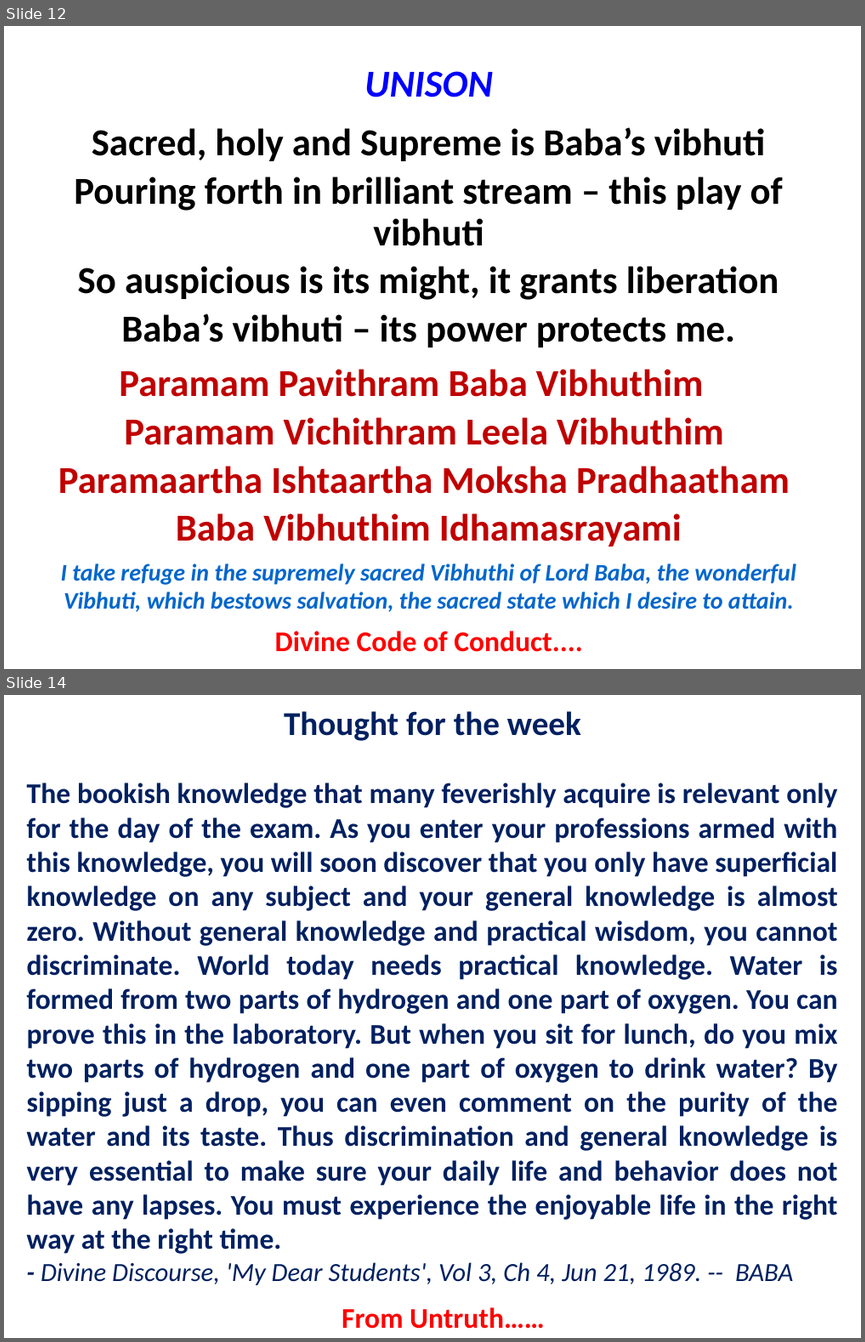
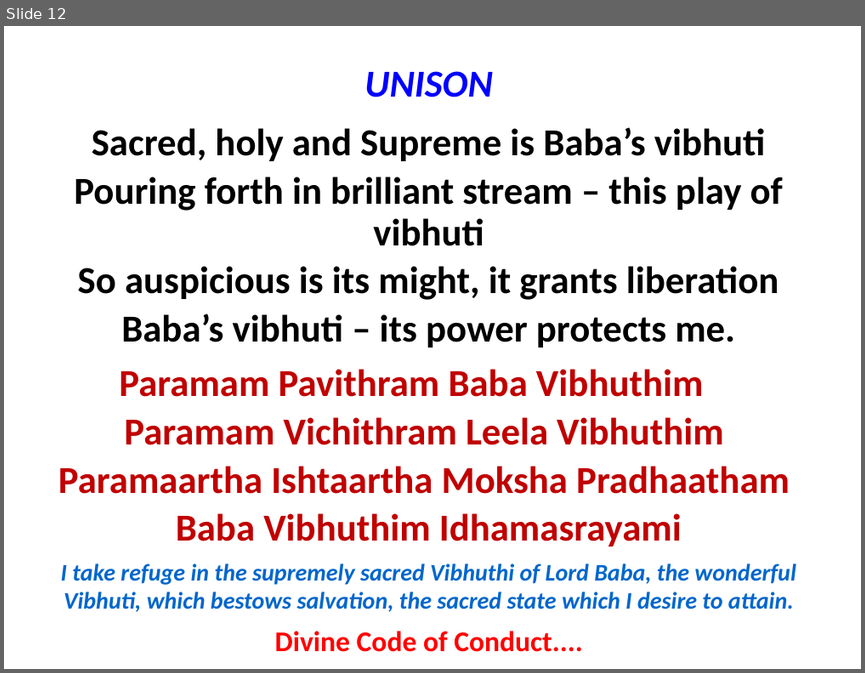
Before and after one commit to rkanadam/saibhajanmaker, a slide deck: WebContent/WEB-INF/suffix.pptx. Shown one above the other, each under a label of ours: slides 12 and 14 before the commit, slide 12 after it; the slides between them are not shown. The pictures are 865x1342 and 865x673 pixels, drawn with LibreOffice and Linux fonts; fonts in the diff are those of the drawing. Boxes give left, top, right and bottom in pixels: in the first picture for what was removed or moved away, otherwise in the second. Text is boxed around its words. In the diff, an @@ line names an element or a change of style, - is before the commit and + after.

Commit message:
Adding support for adding thought for the day

```diff
--- a/WebContent/WEB-INF/suffix.pptx
+++ b/WebContent/WEB-INF/suffix.pptx
@@ slide 14 removed at [4, 695, 861, 1338], background #FFFFFF @@
@@ text removed at [284, 711, 581, 741] @@
-Thought for the week
@@ text removed at [27, 783, 838, 1285] @@
-The bookish knowledge that many feverishly acquire is relevant only for the day of the exam. As you enter your professions armed with this knowledge, you will soon discover that you only have superficial knowledge on any subject and your general knowledge is almost zero. Without general knowledge and practical wisdom, you cannot discriminate. World today needs practical knowledge. Water is formed from two parts of hydrogen and one part of oxygen. You can prove this in the laboratory. But when you sit for lunch, do you mix two parts of hydrogen and one part of oxygen to drink water? By sipping just a drop, you can even comment on the purity of the water and its taste. Thus discrimination and general knowledge is very essential to make sure your daily life and behavior does not have any lapses. You must experience the enjoyable life in the right way at the right time.
-- Divine Discourse, 'My Dear Students', Vol 3, Ch 4, Jun 21, 1989. -- BABA
@@ text removed at [341, 1307, 545, 1328] @@
-From Untruth……
```
Also in this commit, not shown: 5 other slides removed, 7 other files.
